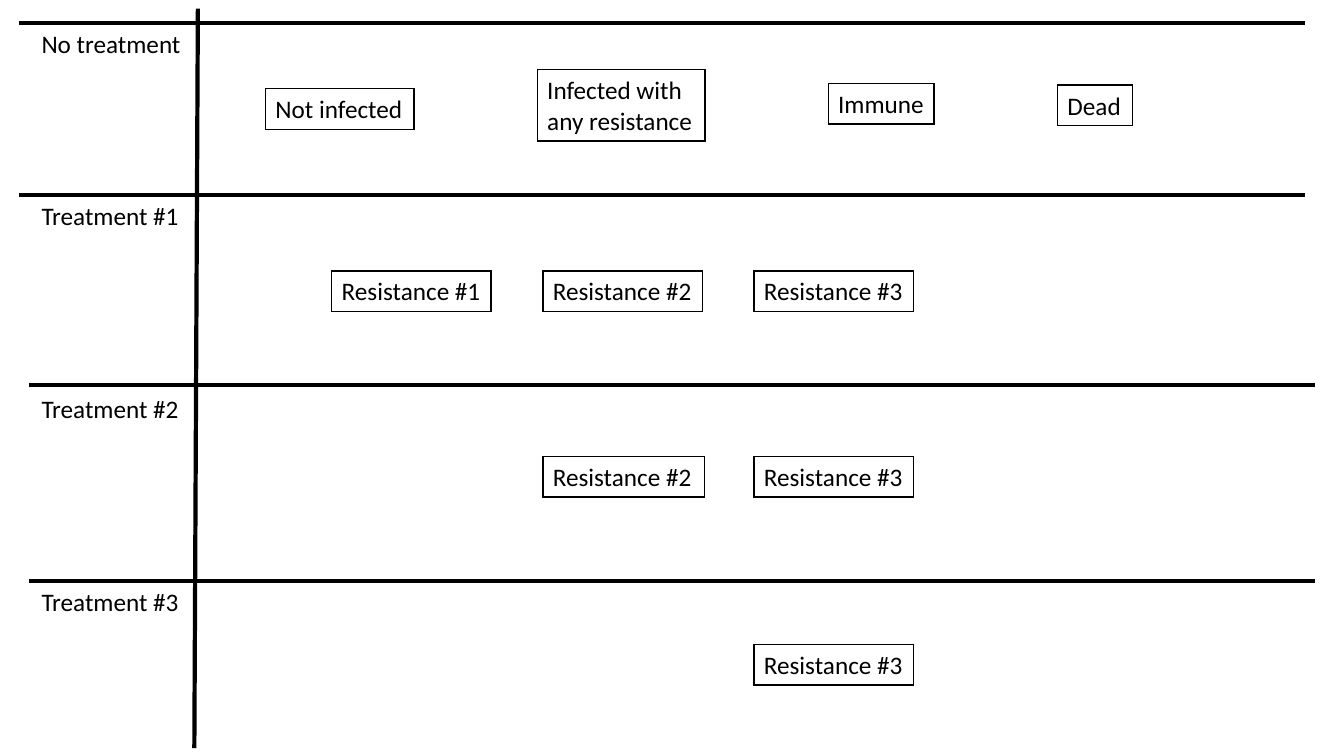
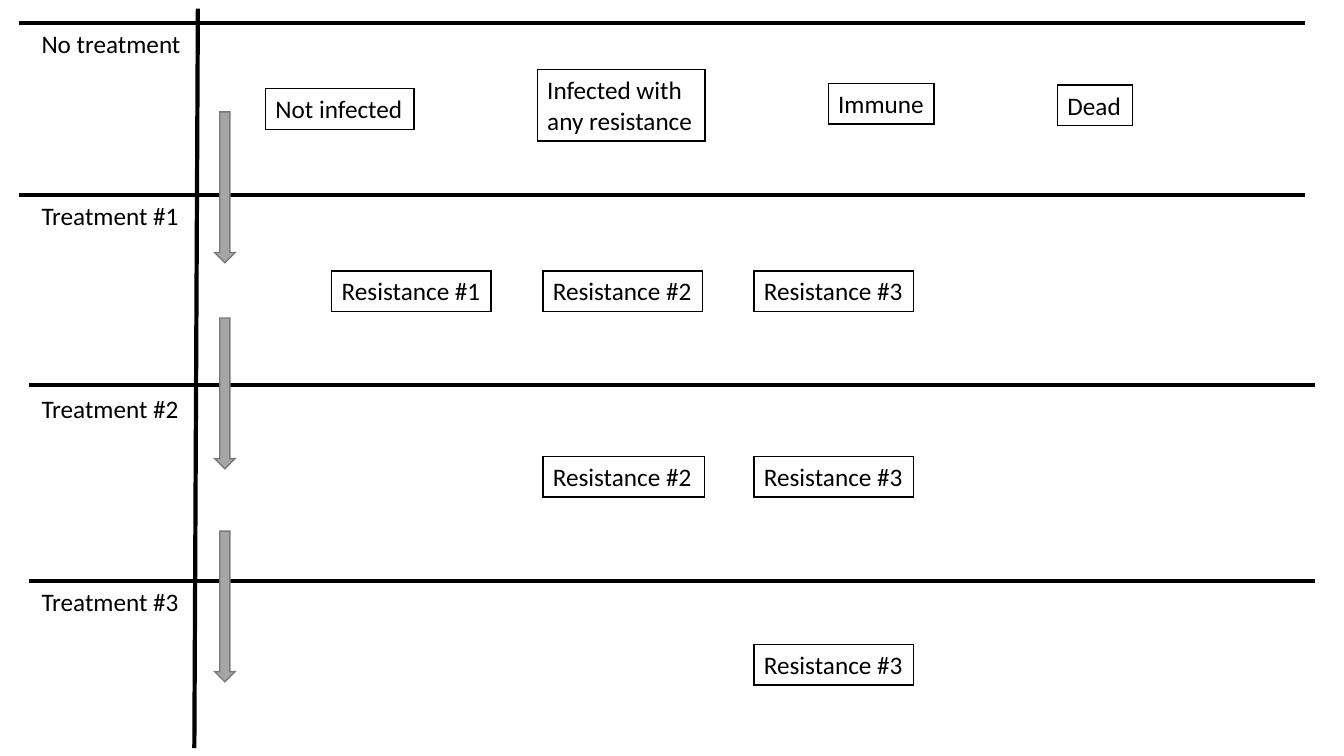
Before and after one commit to EdmundGoodman/Warwick_modelling, a slide deck: slide 9 of Resistance_Model_Diagram.pptx (slide 3 before the commit). Drawn at 1344x756 pixels with LibreOffice and Linux fonts; fonts in the diff are those of the drawing. Boxes give left, top, right and bottom in pixels: in the first picture for what was removed or moved away, otherwise in the second. Text is boxed around its words. In the diff, an @@ line names an element or a change of style, - is before the commit and + after.

```diff
--- a/Resistance_Model_Diagram.pptx
+++ b/Resistance_Model_Diagram.pptx
@@ down arrow added at (215,112,235,263), fill #A5A5A5, outline #7A7A7A 1 pt @@
@@ down arrow added at (215,319,235,470), fill #A5A5A5, outline #7A7A7A 1 pt @@
@@ down arrow added at (215,531,235,683), fill #A5A5A5, outline #7A7A7A 1 pt @@
```
Also in this commit, not shown: 2 other slides changed, 6 slides added.
